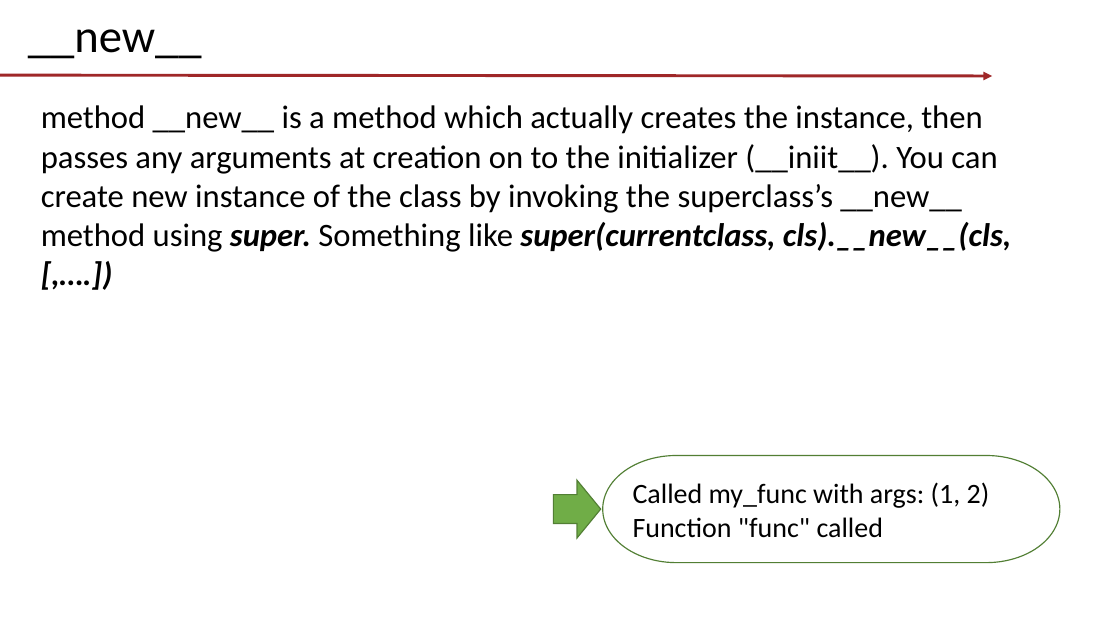
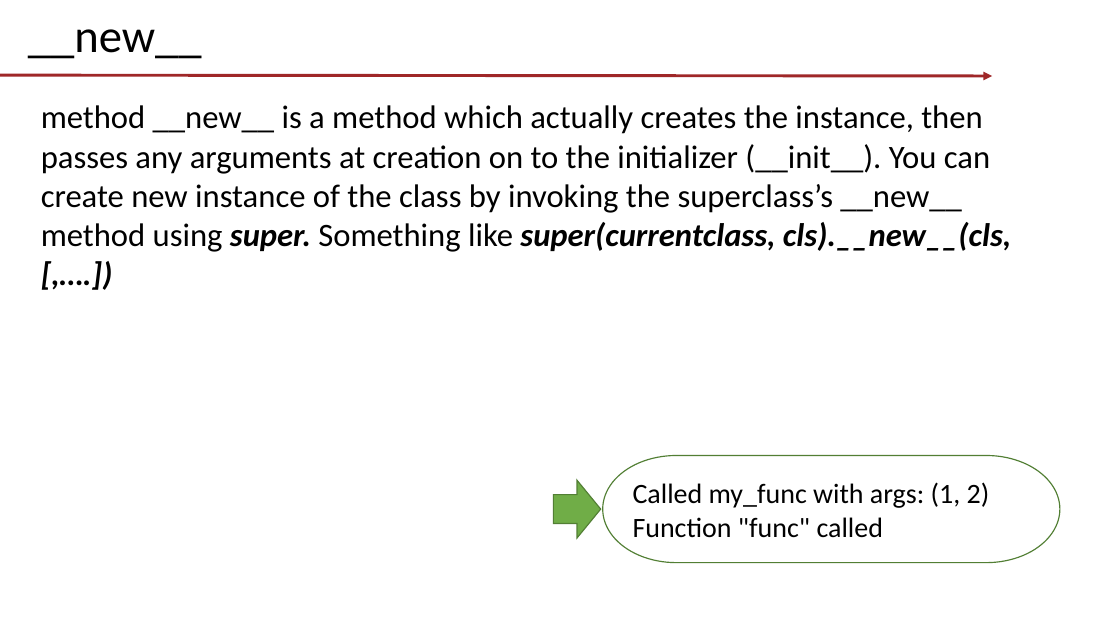
Before and after one commit to tishyk/codespacedirstructure, a slide deck: slide 3 of T2. OOP/Magic methods/Demo.pptx. Drawn at 1120x630 pixels with LibreOffice and Linux fonts; fonts in the diff are those of the drawing; background and template pictures are left out. Boxes give left, top, right and bottom in pixels: in the first picture for what was removed or moved away, otherwise in the second. Text is boxed around its words. In the diff, an @@ line names an element or a change of style, - is before the commit and + after.

```diff
--- a/T2. OOP/Magic methods/Demo.pptx
+++ b/T2. OOP/Magic methods/Demo.pptx
@@ text at bbox=[41, 105, 1011, 252]: text changed @@
-method __new__ is a method which actually creates the instance, then passes any arguments at creation on to the initializer (__iniit__). You can create new instance of the class by invoking the superclass’s __new__ method using super. Something like super(currentclass, cls).__new__(cls, [,….])
+method __new__ is a method which actually creates the instance, then passes any arguments at creation on to the initializer (__init__). You can create new instance of the class by invoking the superclass’s __new__ method using super. Something like super(currentclass, cls).__new__(cls, [,….])
```
Also in this commit, not shown: 2 other files.
